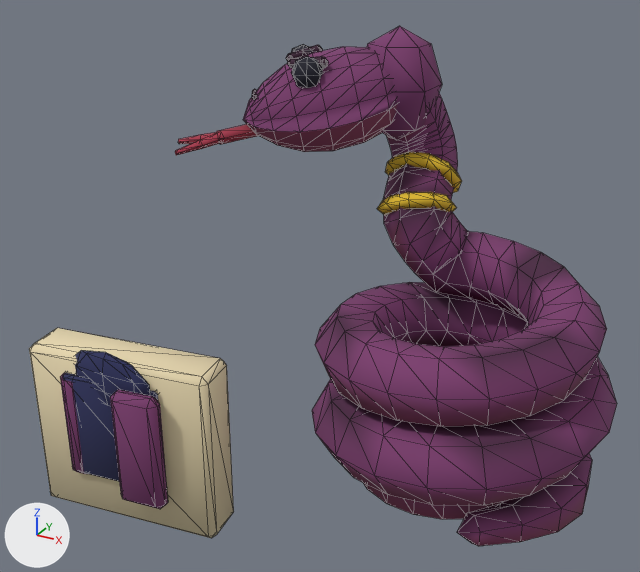
Before and after pictures for a commit that changed the glTF model public/models/snakes/kaikeyi.glb.
One viewpoint serves both versions: a camera (50 mm lens) standing at (0.333, -0.979, 0.741) and looking at (-0.164, -0.076, 0.289). The lights are fixed; the arrows at lower left show +X, +Y and +Z. The first picture is the older version. Mesh edges are drawn as thin lines. Vertices at exactly the same position are counted once.

In view in the first picture: 'snake-kaikeyi'.
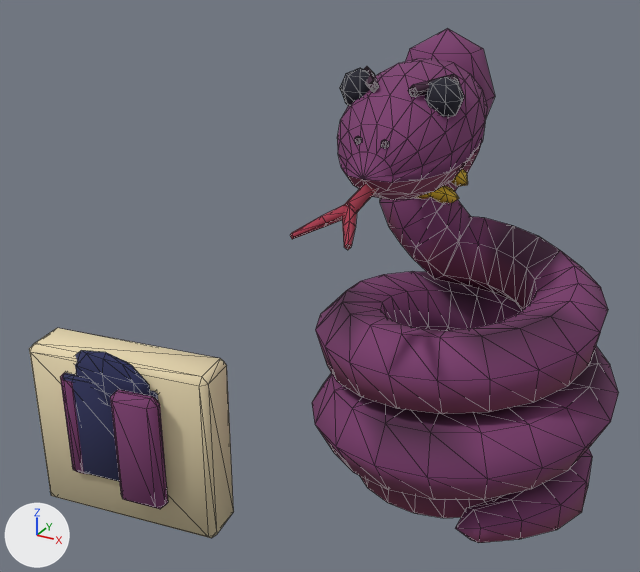
Changed parts and their boxes (x1, y1, x2, y2) in the pictures (640 x 572 px; the box of a moved part takes in the faces that stretch with it):
'snake-kaikeyi', reshaped
    before: (29, 26, 617, 546)
    after: (29, 28, 619, 543)
part 1 of me_snake_kaikeyi, moved or reshaped
    before: (243, 47, 398, 132)
    after: (337, 58, 487, 183)
part 2 of me_snake_kaikeyi, moved or reshaped
    before: (243, 104, 397, 152)
    after: (344, 160, 469, 200)
part 3 of me_snake_kaikeyi, moved or reshaped
    before: (291, 44, 312, 53)
    after: (340, 68, 375, 106)
part 4 of me_snake_kaikeyi, moved or reshaped
    before: (286, 45, 322, 61)
    after: (364, 66, 379, 92)
part 5 of me_snake_kaikeyi, moved or reshaped
    before: (252, 89, 257, 95)
    after: (355, 136, 362, 144)
part 6 of me_snake_kaikeyi, moved or reshaped
    before: (291, 56, 323, 88)
    after: (425, 76, 464, 117)
part 7 of me_snake_kaikeyi, moved or reshaped
    before: (287, 56, 328, 68)
    after: (408, 74, 459, 97)
part 8 of me_snake_kaikeyi, moved or reshaped
    before: (252, 93, 258, 100)
    after: (381, 139, 389, 148)
part 9 of me_snake_kaikeyi, moved or reshaped
    before: (377, 192, 457, 215)
    after: (415, 185, 459, 203)
part 10 of me_snake_kaikeyi, moved or reshaped (mostly hidden afterwards)
    before: (385, 152, 462, 193)
    after: (451, 169, 468, 186)
part 11 of me_snake_kaikeyi, moved or reshaped
    before: (217, 124, 258, 144)
    after: (345, 184, 377, 213)
part 12 of me_snake_kaikeyi, moved or reshaped
    before: (178, 132, 217, 144)
    after: (290, 204, 348, 239)
part 13 of me_snake_kaikeyi, moved or reshaped
    before: (175, 133, 221, 155)
    after: (342, 205, 357, 250)
part 14 of me_snake_kaikeyi, moved or reshaped
    before: (367, 26, 442, 140)
    after: (405, 28, 495, 118)
part 15 of me_snake_kaikeyi, moved or reshaped
    before: (312, 136, 609, 546)
    after: (312, 165, 611, 543)
part 16 of me_snake_kaikeyi, recoloured
    both: (317, 49, 616, 520)

The change, as a diff of the scene's bpy script:
```diff
--- a/public/models/snakes/kaikeyi.glb.py
+++ b/public/models/snakes/kaikeyi.glb.py
@@ me_snake_kaikeyi @@
-me_snake_kaikeyi.from_pydata(...)  # 1131 vertices, 2150 faces; spans x -0.466..0.201, y -0.308..0.195, z -0.007..0.589
+me_snake_kaikeyi.from_pydata(...)  # 1131 vertices, 2150 faces; spans x -0.466..0.201, y -0.308..0.194, z -0.007..0.598
+# me_snake_kaikeyi part 1: the loose piece of 100 vertices spanning x -0.317..-0.121, y -0.032..0.135, z 0.467..0.564 is turned 57 degrees about the z axis through its middle and scaled by 1.08, then moved by (0.159, -0.105, 0.003)
+# me_snake_kaikeyi part 2: the loose piece of 65 vertices spanning x -0.315..-0.121, y -0.029..0.135, z 0.431..0.518 is turned 57 degrees about the z axis through its middle and scaled by 1.08, then moved by (0.157, -0.104, 0.0)
+# me_snake_kaikeyi part 3: the loose piece of 23 vertices spanning x -0.291..-0.249, y 0.051..0.092, z 0.519..0.561 is scaled about its middle by (1.08, 1.07, 1.08), then moved by (0.163, -0.159, 0.005)
+# me_snake_kaikeyi part 4: the loose piece of 26 vertices spanning x -0.278..-0.248, y 0.035..0.089, z 0.542..0.56 is turned 56.9 degrees about the z axis through its middle and scaled by 1.08, then moved by (0.168, -0.149, 0.006)
+# me_snake_kaikeyi part 5: the loose piece of 12 vertices spanning x -0.312..-0.304, y 0.005..0.012, z 0.5..0.509 is moved by (0.236, -0.167, 0.002)
+# me_snake_kaikeyi part 6: the loose piece of 23 vertices spanning x -0.241..-0.199, y -0.026..0.015, z 0.519..0.561 is scaled about its middle by (1.08, 1.07, 1.08), then moved by (0.212, -0.081, 0.005)
+# me_snake_kaikeyi part 7: the loose piece of 26 vertices spanning x -0.254..-0.196, y -0.005..0.01, z 0.542..0.56 is turned 57 degrees about the z axis through its middle and scaled by 1.08, then moved by (0.206, -0.09, 0.006)
+# me_snake_kaikeyi part 8: the loose piece of 12 vertices spanning x -0.296..-0.289, y -0.019..-0.012, z 0.5..0.509 is moved by (0.251, -0.143, 0.002)
+# me_snake_kaikeyi part 9: the loose piece of 44 vertices spanning x -0.159..-0.055, y 0.046..0.14, z 0.322..0.385 is multiplied about its middle by the matrix ((1.003, 0.4, 0.019), (-0.395, 0.997, -0.129), (-0.066, 0.113, 1.072)), then moved by (0.001, -0.007, 0.023)
+# me_snake_kaikeyi part 10: the loose piece of 44 vertices spanning x -0.167..-0.058, y 0.086..0.165, z 0.351..0.427 is multiplied about its middle by the matrix ((0.777, 0.743, -0.104), (-0.744, 0.765, -0.142), (-0.017, 0.174, 1.058)), then moved by (0.016, -0.01, 0.024)
+# me_snake_kaikeyi part 11: the loose piece of 8 vertices spanning x -0.347..-0.291, y -0.039..0.006, z 0.439..0.469 is turned 57 degrees about the z axis through its middle and scaled by 1.08, then moved by (0.262, -0.167, -0.001)
+# me_snake_kaikeyi part 12: the loose piece of 12 vertices spanning x -0.404..-0.337, y -0.04..-0.021, z 0.434..0.457 is turned 57.1 degrees about the z axis through its middle and scaled by 1.08, then moved by (0.296, -0.208, -0.002)
+# me_snake_kaikeyi part 13: the loose piece of 12 vertices spanning x -0.375..-0.332, y -0.087..-0.025, z 0.434..0.457 is turned 57 degrees about the z axis through its middle and scaled by 1.08, then moved by (0.312, -0.182, -0.002)
+# me_snake_kaikeyi part 14: the loose piece of 20 vertices spanning x -0.193..-0.093, y 0.04..0.156, z 0.441..0.589 is scaled about its middle by 1.08, then moved by (0.086, -0.055, 0.003)
+# me_snake_kaikeyi part 15: 524 of 1131 vertices moved; they spanned x -0.193..0.201, y -0.201..0.195, z -0.001..0.548 and now span x -0.188..0.201, y -0.201..0.194, z -0.001..0.558; mean shift (0.006, -0.005, 0.011); largest move (-0.173, 0.108, 0.546) -> (-0.024, 0.024, 0.546)
+# me_snake_kaikeyi part 16: 501 kept faces spanning x -0.183..0.201, y -0.201..0.168, z 0.024..0.575 get new vertex colours
+# other edits to the shape of me_snake_kaikeyi do not show in these pictures
 me_snake_kaikeyi.materials.append(mat_clay)
```
